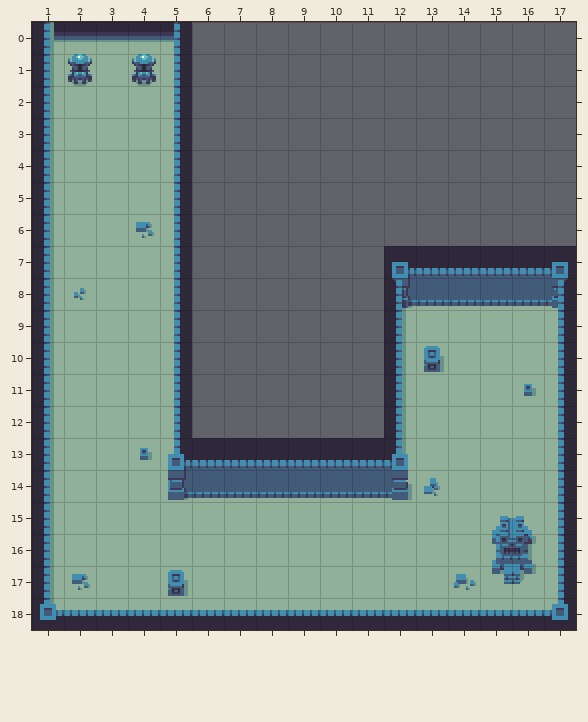
Two versions of a level (Tiled map, maps/map1.tmx). Above is the file before it was changed.
Cells are 16x16 px. Shown: x 1..17, y 0..18.
Now the later version:
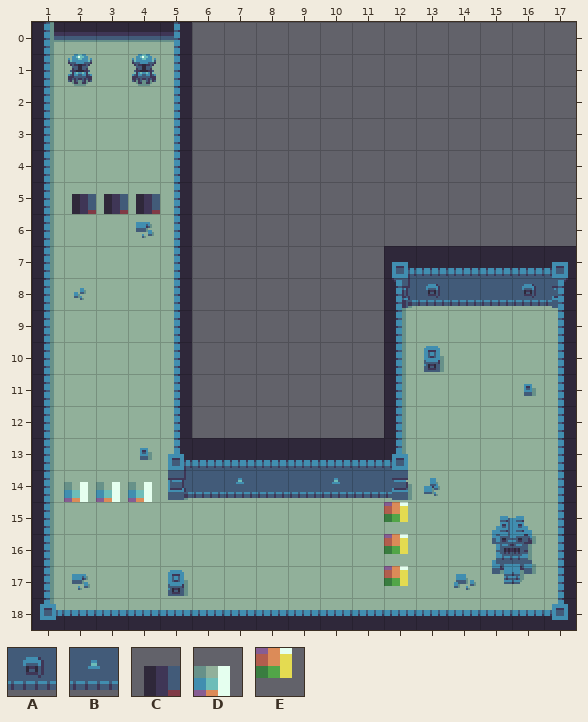
Key: from "dungeon_sheet": A 168, B 170, C 214, D 215, E 239.
_ is an empty cell.
Tiles of an added or newly shown layer are drawn over the layers below it.
The exact change:
Layer "Forground":
y 8: x 13 _ -> A; x 16 _ -> A
y 14: x 7 _ -> B; x 10 _ -> B
Layer "TextTriggers" (added):
y 5: x 2..4 ___ -> CCC
y 14: x 2..4 ___ -> DDD
y 15..17: x 12 _ -> E
Boxes around the changes in both pictures, in picture pixels (x1, y1, x2, y2):
added: (72, 194, 160, 214)
added: (426, 284, 440, 298)
added: (522, 284, 536, 298)
added: (64, 482, 152, 502)
added: (236, 478, 244, 484)
added: (332, 478, 340, 484)
added: (384, 502, 408, 586)
